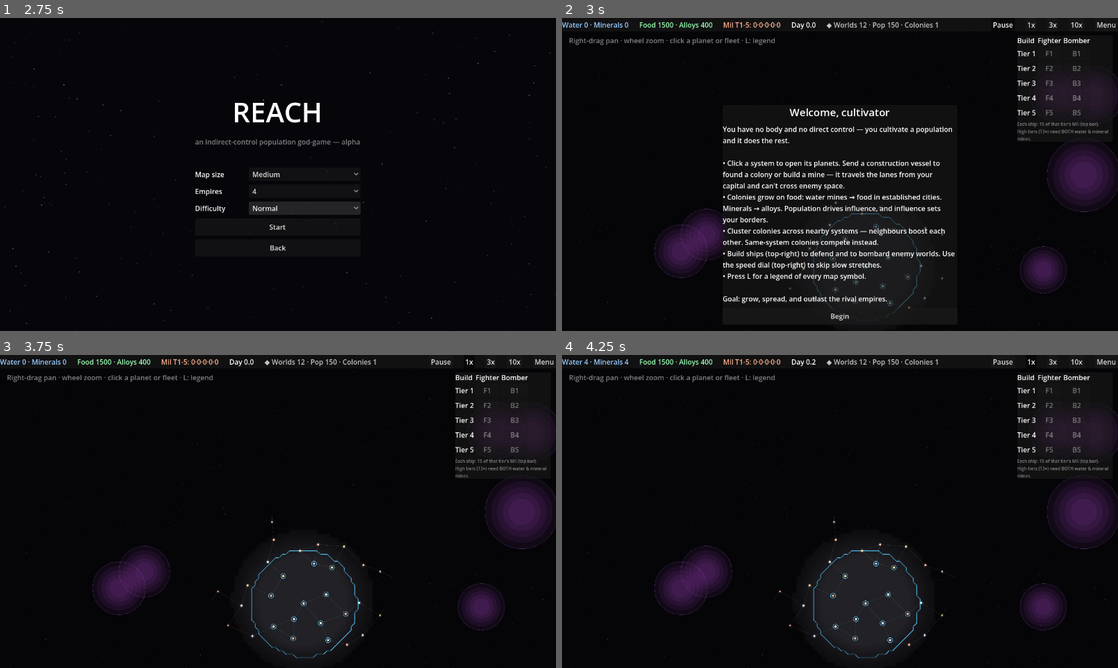
Above: before the commit, frames 1-4 (two rows, left to right).
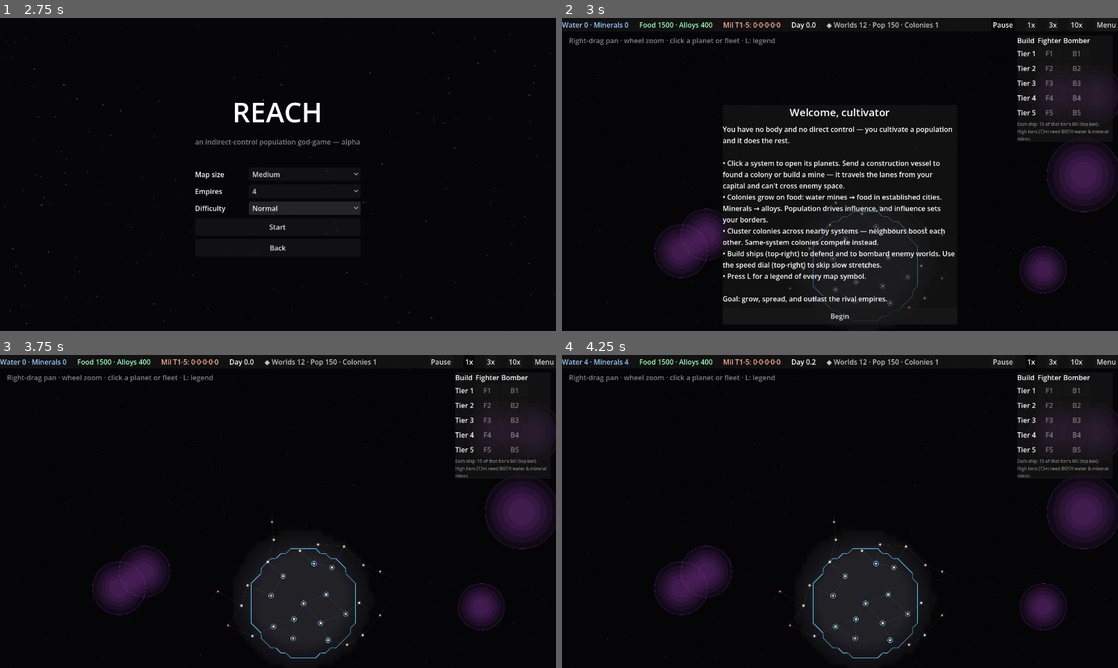
Above: after the commit, the same moments.

Repository: evyatarmitz/reach
Game: Godot game, scene res://menu/menu.tscn
Two runs of this game, one before a commit and one after it. Both use one fixed random seed, a clock stepped at 60 frames per second and the inputs below.
Inputs:
- Up to frame 1 (2.75 s): click "New Game" at 0.5 s; click "Normal" at 1.25 s; click "Normal" at 2 s
- Up to frame 2 (3 s): click "Start" at 2.75 s
- Up to frame 3 (3.75 s): click "Begin" at 3.5 s
- Up to frame 4 (4.25 s): no input

Frame 1 is identical in both runs. In frame 2, 0.2% of the frame differs, in the area x 45-65%, y 61-97%; in frame 3, 0.4%; in frame 4, 0.4%.

Commit message:
0.73.0 - perf: cut border-rebake pan hitch + VR reach +20%
Playtest: "fr is ok even at high speeds but at normal speeds camera movement lags" and
"give the vr around 20% more from border."

Camera-pan stutter: _recompute_borders() (every 0.5s) samples up to two world grids
(fog + per-empire border claims) with a _claim_at/_vr_at call per cell - millions of
inner ops, a synchronous main-thread spike ~2x/sec. Frame rate is fine (per-frame draw
is cheap after 0.71/0.72), but that rebake spike stuttered camera pans - most felt at
normal speed when you're actively panning (at high speed you're watching, not moving).
Coarsened the grids: FIELD_MAX_CELLS 150->100, FOG_CELL 22->30, BORDER_CELL 18->26,
BORDER_REFRESH 0.5->0.6. Cost scales with cells^2 so this is a >2x cut; the fog is
linearly filtered and the border is a smooth contour, so coarser grids barely change
the look.

VR reach +20%: VR_SIGHT_REACH 1.5->1.8 (open-space sight beyond your bubble) and
VR_BORDER_FEATHER 0.18->0.30 (contested feather bleeds further into a rival's side), so
VR shows ~20% more ground past the border in both open and contested cases.

Verified: 139 tests pass; draw_smoke.gd runs _draw_galaxy clean. Visual/feel needs an
on-machine playtest (headless can't render here).

Diff:
--- a/desktop/game/main.gd
+++ b/desktop/game/main.gd
@@ -25,16 +25,21 @@
 # slowly, so per-frame recompute is wasted work). Each entry is [center, color]
 # for a frontier cell — drawn as a dot at the cell's own centre so each empire's
 # edge sits inside its territory and hostile seams show BOTH colours.
-const BORDER_CELL := 18.0   # coarser than 14 to cut the border-recompute spike
-const FIELD_MAX_CELLS := 150.0  # cap fog/border grid cells per axis, so the field
-                                # recompute stays affordable on very large maps
-const BORDER_REFRESH := 0.5
+const BORDER_CELL := 26.0   # coarser (was 18) to cut the border-recompute cost — the
+                            # 0.5s rebake was a synchronous main-thread spike that
+                            # stuttered camera pans. Contour is drawn as a smooth curve
+                            # so a coarser grid barely changes how the border looks.
+const FIELD_MAX_CELLS := 100.0  # cap fog/border grid cells per axis (was 150); keeps
+                                # the rebake affordable — cost is ~cells², so 150→100
+                                # is a >2x cut on maps that hit the cap.
+const BORDER_REFRESH := 0.6
 const UI_REFRESH := 0.066   # HUD/panel refresh cadence (~15 Hz), decoupled from FPS
 const LABEL_ZOOM := 0.85     # only draw per-system name/count labels at/above this
                              # zoom — when zoomed out they overlap into unreadable
                              # mush AND draw_string dominates frame cost.
 const BORDER_EPS := 0.01     # tiny rival-claim floor so bubble-vs-empty edges draw
-const FOG_CELL := 22.0       # sample cell for the fog texture (linearly filtered)
+const FOG_CELL := 30.0       # sample cell for the fog texture (was 22; linearly
+                             # filtered, so coarser stays smooth — cuts rebake cost)
 # VR fill. The fog must reach PAST the border (the border is your influence edge;
 # the fog is your SIGHT, which sees further). VR_SIGHT_REACH is how far sight
 # extends beyond influence reach — the player's fog claim is sampled with reach
@@ -42,7 +47,8 @@
 # hard-cutting at it. VR_CLAIM_FLOOR is the open-space fade threshold, tuned so the
 # feather completes around the extended sight edge (no hard disc). VR_BAND is the
 # feather width in claim-ratio units. Fog stays soft/organic; border sits inside it.
-const VR_SIGHT_REACH := 1.5
+const VR_SIGHT_REACH := 1.8   # was 1.5; ~20% more sight reach so VR shows more ground
+                              # past the border (open space beyond your bubble edge).
 # Claim threshold that both (a) separates a real contested border from open space —
 # a rival claim above this means "contested", so VR stops at the border — and (b)
 # sets how far open-space VR reaches (out to where the player's sight-claim drops to
@@ -50,9 +56,11 @@
 # out for early warning.
 const VR_CLAIM_FLOOR := 0.4
 const VR_BAND := 0.6
-# Contested VR: fog is full across owned ground and feathers to 0 across this thin
-# band just past the border, so the border sits on the lit edge (not outside it).
-const VR_BORDER_FEATHER := 0.18
+# Contested VR: fog is full across owned ground and feathers to 0 across this band
+# just past the border, so the border sits on the lit edge (not outside it). Wider
+# band (was 0.18) = VR bleeds further into a rival's side before fading — ~20% more
+# visible ground past a contested border, matching the open-space sight bump.
+const VR_BORDER_FEATHER := 0.30
 const SAVE_PATH := "user://reach_save.json"
 const FLEET_ICON_OFF := Vector2(0, -17)   # drawn above the system so it stays clickable
 const BORDER_INSET := 3.5    # push each empire's border curve into its own territory
Not shown, changed: artifacts/notes/TODO.md
